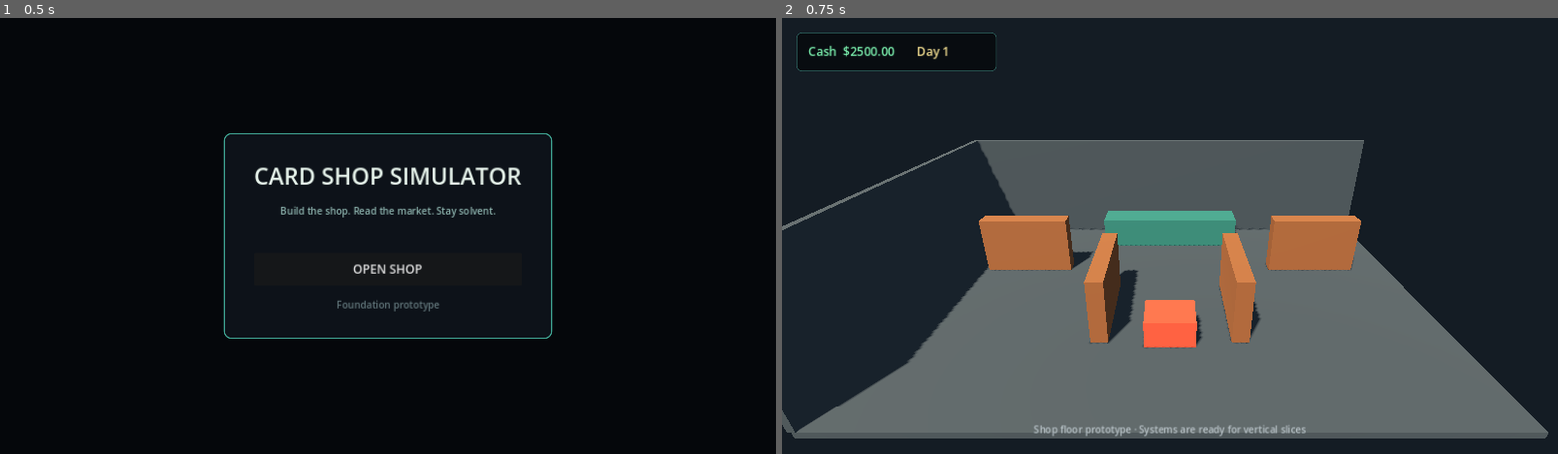
Above: before the commit, frames 1-2 (left to right).
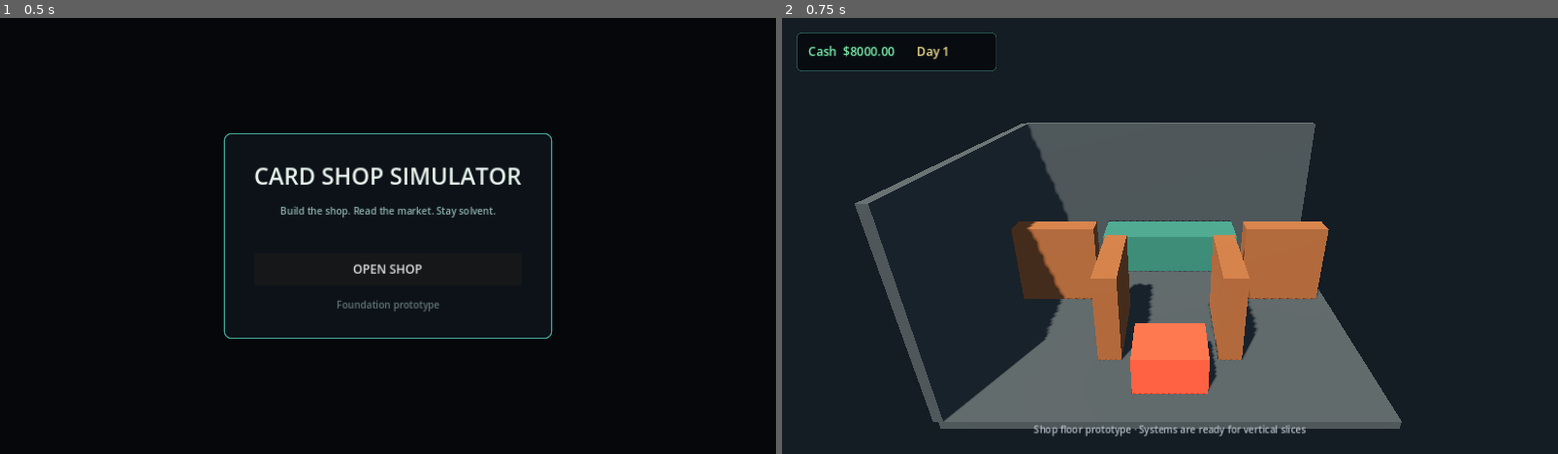
Above: after the commit, the same moments.

Repository: adamwlarson/cardshopsimulator
Game: Godot game, scene res://scenes/boot/boot.tscn
Two runs of this game, one before a commit and one after it. Both use one fixed random seed, a clock stepped at 60 frames per second and the inputs below.
Inputs:
- Up to frame 1 (0.5 s): no input
- Up to frame 2 (0.75 s): click "OPEN SHOP" at 0.5 s

Frame 1 is identical in both runs. In frame 2, 26% of the frame differs, in the area x 0-99%, y 6-97%.

Commit message:
Address architecture review blockers
Co-authored-by: Adam Larson <maddogawl@gmail.com>

Diff:
--- /dev/null
+++ b/data/balance/easy.tres
@@ -0,0 +1,18 @@
+[gd_resource type="Resource" script_class="BalanceConfig" load_steps=2 format=3]
+
+[ext_resource type="Script" path="res://scripts/core/balance_config.gd" id="1_balance"]
+
+[resource]
+script = ExtResource("1_balance")
+difficulty = 0
+starting_cash_cents = 1000000
+weekly_rent_cents = 90000
+tile_size_m = 0.9
+case_slots = 28
+backstock_bins = 48
+attention_pool = 120
+event_chance = 0.12
+loan_shark_enabled = true
+customer_spawn_rate_scalar = 1.15
+shrink_rate_scalar = 0.6
+comp_noise_scalar = 0.08
--- /dev/null
+++ b/data/balance/hard.tres
@@ -0,0 +1,18 @@
+[gd_resource type="Resource" script_class="BalanceConfig" load_steps=2 format=3]
+
+[ext_resource type="Script" path="res://scripts/core/balance_config.gd" id="1_balance"]
+
+[resource]
+script = ExtResource("1_balance")
+difficulty = 2
+starting_cash_cents = 650000
+weekly_rent_cents = 150000
+tile_size_m = 0.9
+case_slots = 20
+backstock_bins = 32
+attention_pool = 85
+event_chance = 0.24
+loan_shark_enabled = false
+customer_spawn_rate_scalar = 0.85
+shrink_rate_scalar = 1.5
+comp_noise_scalar = 0.24
--- /dev/null
+++ b/data/balance/normal.tres
@@ -0,0 +1,18 @@
+[gd_resource type="Resource" script_class="BalanceConfig" load_steps=2 format=3]
+
+[ext_resource type="Script" path="res://scripts/core/balance_config.gd" id="1_balance"]
+
+[resource]
+script = ExtResource("1_balance")
+difficulty = 1
+starting_cash_cents = 800000
+weekly_rent_cents = 120000
+tile_size_m = 0.9
+case_slots = 24
+backstock_bins = 40
+attention_pool = 100
+event_chance = 0.18
+loan_shark_enabled = true
+customer_spawn_rate_scalar = 1.0
+shrink_rate_scalar = 1.0
+comp_noise_scalar = 0.15
--- a/data/cards.json
+++ b/data/cards.json
@@ -2,9 +2,21 @@
   "schema_version": 1,
   "cards": [
     {
-      "catalog_id": "demo-001",
-      "name": "Founder's Dragon",
-      "set_code": "DEMO",
+      "catalog_id": "AA-BASE-087",
+      "name": "Bastion Captain",
+      "set_code": "AA-BASE",
+      "rarity": "rare"
+    },
+    {
+      "catalog_id": "AA-SKIE-142",
+      "name": "Stormglass Courier",
+      "set_code": "AA-SKIE",
+      "rarity": "uncommon"
+    },
+    {
+      "catalog_id": "AA-DUST-019",
+      "name": "Dustway Cartographer",
+      "set_code": "AA-DUST",
       "rarity": "rare"
     }
   ]
--- a/data/products.json
+++ b/data/products.json
@@ -2,18 +2,32 @@
   "schema_version": 1,
   "products": [
     {
-      "sku": "starter-booster",
-      "display_name": "Starter Set Booster",
+      "sku": "AA-SKIE-ETB",
+      "display_name": "Skiefall Ascension Launch Chest",
       "product_type": "sealed",
       "default_condition": "sealed",
-      "market_price_cents": 499
+      "market_price_cents": 4499
     },
     {
-      "sku": "soft-sleeves-100",
-      "display_name": "Soft Sleeves (100)",
+      "sku": "AA-DUST-ETB",
+      "display_name": "Dustway Chronicles Launch Chest",
+      "product_type": "sealed",
+      "default_condition": "sealed",
+      "market_price_cents": 4499
+    },
+    {
+      "sku": "AA-BASE-087-NM",
+      "display_name": "Bastion Captain — Near Mint",
+      "product_type": "single",
+      "default_condition": "near_mint",
+      "market_price_cents": 1299
+    },
+    {
+      "sku": "ACC-SLV-60",
+      "display_name": "Arcguard Sleeves (60)",
       "product_type": "accessory",
       "default_condition": "sealed",
-      "market_price_cents": 299
+      "market_price_cents": 599
     }
   ]
 }
--- a/scenes/shop/shop_floor.tscn
+++ b/scenes/shop/shop_floor.tscn
@@ -18,7 +18,7 @@
 
 [sub_resource type="BoxMesh" id="Mesh_floor"]
 material = SubResource("Material_floor")
-size = Vector3(18, 0.2, 12)
+size = Vector3(9, 0.2, 7.2)
 
 [sub_resource type="StandardMaterial3D" id="Material_counter"]
 albedo_color = Color(0.16, 0.35, 0.32, 1)
@@ -26,7 +26,7 @@
 
 [sub_resource type="BoxMesh" id="Mesh_counter"]
 material = SubResource("Material_counter")
-size = Vector3(6, 1.25, 1.2)
+size = Vector3(4.2, 1.25, 1.2)
 
 [sub_resource type="StandardMaterial3D" id="Material_shelf"]
 albedo_color = Color(0.42, 0.27, 0.17, 1)
@@ -34,7 +34,7 @@
 
 [sub_resource type="BoxMesh" id="Mesh_shelf"]
 material = SubResource("Material_shelf")
-size = Vector3(3.4, 2.2, 0.55)
+size = Vector3(2.2, 2.2, 0.55)
 
 [sub_resource type="StandardMaterial3D" id="Material_display"]
 albedo_color = Color(0.8, 0.28, 0.21, 1)
@@ -57,7 +57,7 @@
 shadow_enabled = true
 
 [node name="Camera" type="Camera3D" parent="."]
-transform = Transform3D(1, 0, 0, 0, 0.906308, 0.422618, 0, -0.422618, 0.906308, 0, 8.2, 12.5)
+transform = Transform3D(1, 0, 0, 0, 0.906308, 0.422618, 0, -0.422618, 0.906308, 0, 6.5, 9)
 rotation_degrees = Vector3(-25, 0, 0)
 current = true
 fov = 58.0
@@ -69,41 +69,41 @@
 mesh = SubResource("Mesh_floor")
 
 [node name="BackWall" type="CSGBox3D" parent="Architecture"]
-position = Vector3(0, 2.25, -6)
-size = Vector3(18, 4.5, 0.2)
+position = Vector3(0, 2.25, -3.6)
+size = Vector3(9, 4.5, 0.2)
 material = SubResource("Material_floor")
 
 [node name="LeftWall" type="CSGBox3D" parent="Architecture"]
-position = Vector3(-9, 2.25, 0)
-size = Vector3(0.2, 4.5, 12)
+position = Vector3(-4.5, 2.25, 0)
+size = Vector3(0.2, 4.5, 7.2)
 material = SubResource("Material_floor")
 
 [node name="Fixtures" type="Node3D" parent="."]
 
 [node name="Counter" type="MeshInstance3D" parent="Fixtures"]
-position = Vector3(0, 0.625, -4.65)
+position = Vector3(0, 0.625, -2.8)
 mesh = SubResource("Mesh_counter")
 
 [node name="ShelfLeft" type="MeshInstance3D" parent="Fixtures"]
-position = Vector3(-5.8, 1.1, -2.0)
+position = Vector3(-3.15, 1.1, -0.9)
 mesh = SubResource("Mesh_shelf")
 
 [node name="ShelfRight" type="MeshInstance3D" parent="Fixtures"]
-position = Vector3(5.8, 1.1, -2.0)
+position = Vector3(3.15, 1.1, -0.9)
 mesh = SubResource("Mesh_shelf")
 
 [node name="ShelfCenterLeft" type="MeshInstance3D" parent="Fixtures"]
-position = Vector3(-2.2, 1.1, 1.1)
+position = Vector3(-1.4, 1.1, 0.8)
 rotation_degrees = Vector3(0, 90, 0)
 mesh = SubResource("Mesh_shelf")
 
 [node name="ShelfCenterRight" type="MeshInstance3D" parent="Fixtures"]
-position = Vector3(2.2, 1.1, 1.1)
+position = Vector3(1.4, 1.1, 0.8)
 rotation_degrees = Vector3(0, 90, 0)
 mesh = SubResource("Mesh_shelf")
 
 [node name="FeatureDisplay" type="MeshInstance3D" parent="Fixtures"]
-position = Vector3(0, 0.45, 2.4)
+position = Vector3(0, 0.45, 2.3)
 mesh = SubResource("Mesh_display")
 
 [node name="Systems" type="Node" parent="."]
--- a/scripts/autoload/economy.gd
+++ b/scripts/autoload/economy.gd
@@ -1,10 +1,6 @@
 extends Node
 
-const STARTING_CASH_CENTS := 250_000
-const DEFAULT_DAILY_RENT_CENTS := 12_500
-
-var balance_cents: int = STARTING_CASH_CENTS
-var daily_rent_cents: int = DEFAULT_DAILY_RENT_CENTS
+var balance_cents: int = 0
 var _ledger: Array[LedgerEntry] = []
 
 
@@ -13,8 +9,7 @@
 
 
 func reset() -> void:
-	balance_cents = STARTING_CASH_CENTS
-	daily_rent_cents = DEFAULT_DAILY_RENT_CENTS
+	balance_cents = GameState.balance_config.starting_cash_cents
 	_ledger.clear()
 	EventBus.publish_cash_changed(balance_cents)
 
@@ -52,6 +47,10 @@
 
 
 func _on_day_started(day: int) -> void:
-	# TODO: Replace the flat rent charge with lease terms and due dates.
-	if day > GameState.FIRST_DAY:
-		record_expense(daily_rent_cents, &"rent", "Daily rent allocation")
+	# TODO: Move this boundary to an explicit weekly settle phase.
+	if day > GameState.FIRST_DAY and day % 7 == 0:
+		record_expense(
+			GameState.balance_config.weekly_rent_cents,
+			&"rent",
+			"Weekly rent"
+		)
--- a/scripts/autoload/game_state.gd
+++ b/scripts/autoload/game_state.gd
@@ -1,9 +1,18 @@
 extends Node
 
 const FIRST_DAY := 1
+const NORMAL_BALANCE_CONFIG: BalanceConfig = preload("res://data/balance/normal.tres")
 
 var current_day: int = FIRST_DAY
 var is_game_active: bool = false
+var balance_config: BalanceConfig = NORMAL_BALANCE_CONFIG
+
+
+func set_balance_config(config: BalanceConfig) -> void:
+	if config == null:
+		push_error("BalanceConfig cannot be null.")
+		return
+	balance_config = config
 
 
 func start_new_game() -> void:
--- /dev/null
+++ b/scripts/core/balance_config.gd
@@ -0,0 +1,23 @@
+class_name BalanceConfig
+extends Resource
+
+enum Difficulty {
+	EASY,
+	NORMAL,
+	HARD,
+}
+
+@export var difficulty: Difficulty = Difficulty.NORMAL
+@export_range(0, 100_000_000, 1) var starting_cash_cents: int = 800_000
+@export_range(0, 10_000_000, 1) var weekly_rent_cents: int = 120_000
+@export_range(0.1, 10.0, 0.1) var tile_size_m: float = 0.9
+@export_range(1, 1_000, 1) var case_slots: int = 24
+@export_range(1, 10_000, 1) var backstock_bins: int = 40
+@export_range(1, 1_000, 1) var attention_pool: int = 100
+@export_range(0.0, 1.0, 0.01) var event_chance: float = 0.18
+@export var loan_shark_enabled: bool = true
+
+# Difficulty-curve hooks. Their exact impact belongs to the owning systems.
+@export_range(0.1, 3.0, 0.05) var customer_spawn_rate_scalar: float = 1.0
+@export_range(0.0, 3.0, 0.05) var shrink_rate_scalar: float = 1.0
+@export_range(0.0, 1.0, 0.01) var comp_noise_scalar: float = 0.15
--- a/scripts/customers/customer_spawner.gd
+++ b/scripts/customers/customer_spawner.gd
@@ -8,7 +8,7 @@
 
 func _ready() -> void:
 	_timer = Timer.new()
-	_timer.wait_time = spawn_interval_seconds
+	_timer.wait_time = spawn_interval_seconds / GameState.balance_config.customer_spawn_rate_scalar
 	_timer.timeout.connect(_spawn_customer_stub)
 	add_child(_timer)
 	_timer.start()
@@ -17,7 +17,7 @@
 func _spawn_customer_stub() -> void:
 	var customer := CustomerProfile.new()
 	customer.display_name = "Window Shopper"
-	customer.desired_skus = [&"starter-booster"]
+	customer.desired_skus = [&"AA-SKIE-ETB"]
 
 	# TODO: Load weighted customer archetypes and physically navigate an NPC into the shop.
 	EventBus.customer_arrived.emit(customer)
--- a/scripts/shop/shop_capacity.gd
+++ b/scripts/shop/shop_capacity.gd
@@ -1,8 +1,22 @@
 class_name ShopCapacity
 extends Resource
 
-@export_range(1, 1_000, 1) var display_slots: int = 12
-@export_range(1, 100_000, 1) var storage_units: int = 100
+const DEFAULT_CONFIG: BalanceConfig = preload("res://data/balance/normal.tres")
+
+@export_range(1, 1_000, 1) var display_slots: int
+@export_range(1, 100_000, 1) var storage_units: int
+
+
+func _init(config: BalanceConfig = DEFAULT_CONFIG) -> void:
+	apply_balance_config(config)
+
+
+func apply_balance_config(config: BalanceConfig) -> void:
+	if config == null:
+		push_error("BalanceConfig cannot be null.")
+		return
+	display_slots = config.case_slots
+	storage_units = config.backstock_bins
 
 
 func can_allocate_display(used_slots: int, requested_slots: int) -> bool:
--- a/tests/test_runner.gd
+++ b/tests/test_runner.gd
@@ -1,4 +1,8 @@
 extends SceneTree
+
+const EASY_CONFIG: BalanceConfig = preload("res://data/balance/easy.tres")
+const NORMAL_CONFIG: BalanceConfig = preload("res://data/balance/normal.tres")
+const HARD_CONFIG: BalanceConfig = preload("res://data/balance/hard.tres")
 
 var _failures: int = 0
 
@@ -6,6 +10,8 @@
 func _initialize() -> void:
 	_test_pricing_spread()
 	_test_stock_lot_unit_cost()
+	_test_difficulty_balance_ordering()
+	_test_normal_shop_capacity()
 
 	if _failures == 0:
 		print("All foundation tests passed.")
@@ -28,6 +34,25 @@
 	_expect_equal(lot.unit_cost_cents(), 250, "weighted unit cost")
 
 
+func _test_difficulty_balance_ordering() -> void:
+	var cash_is_ordered := (
+		EASY_CONFIG.starting_cash_cents
+		> NORMAL_CONFIG.starting_cash_cents
+		and NORMAL_CONFIG.starting_cash_cents
+		> HARD_CONFIG.starting_cash_cents
+	)
+	_expect_equal(cash_is_ordered, true, "starting cash difficulty ordering")
+	_expect_equal(HARD_CONFIG.loan_shark_enabled, false, "hard loan shark access")
+	_expect_equal(NORMAL_CONFIG.starting_cash_cents, 800_000, "normal starting cash")
+	_expect_equal(NORMAL_CONFIG.weekly_rent_cents, 120_000, "normal weekly rent")
+
+
+func _test_normal_shop_capacity() -> void:
+	var capacity := ShopCapacity.new()
+	_expect_equal(capacity.display_slots, NORMAL_CONFIG.case_slots, "normal case slots")
+	_expect_equal(capacity.storage_units, NORMAL_CONFIG.backstock_bins, "normal backstock bins")
+
+
 func _expect_equal(actual: Variant, expected: Variant, label: String) -> void:
 	if actual == expected:
 		return
Not shown, changed: README.md
Not shown, added: docs/art/VISUAL_DIRECTION_MVP.md
Not shown, added: docs/design/difficulty-curves-v1.md
Not shown, added: docs/design/fictional-set-bible-v1.md
Not shown, added: docs/design/systems-design-v1.md
Not shown, added: docs/design/ui-wireflows-v1.md
Not shown, added: docs/qa/mvp-1.0-release-criteria.md
